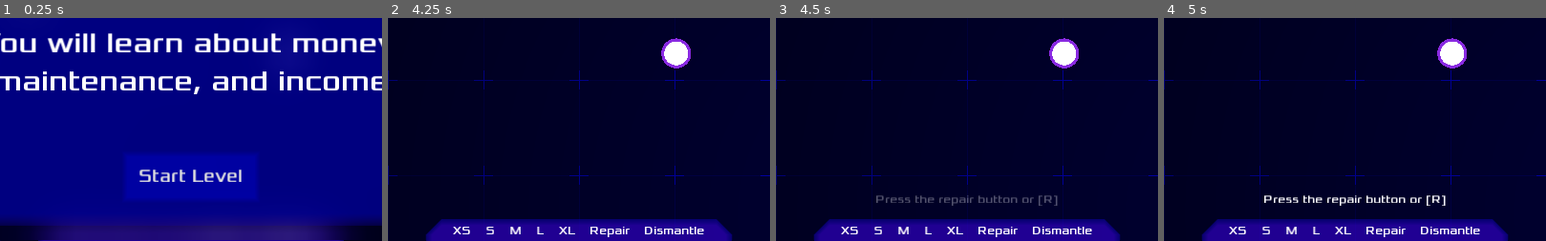
Above: before the commit, frames 1-4 (left to right).
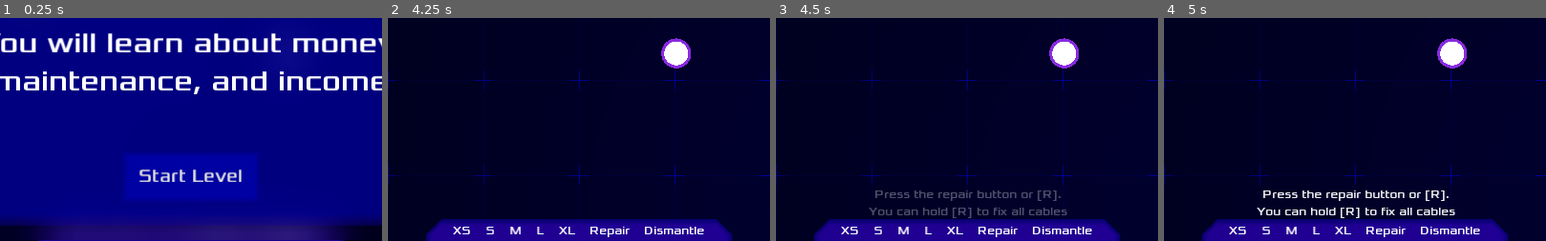
Above: after the commit, the same moments.

Repository: HaSa1002/internet-construction-game
Game: Godot game, scene res://maps/tutorial/tutorial3.tscn
Two runs of this game, one before a commit and one after it. Both use one fixed random seed, a clock stepped at 60 frames per second and the inputs below. This scene is started directly instead of the project's main scene.
Inputs:
- Up to frame 1 (0.25 s): no input
- Up to frame 2 (4.25 s): click "Start Level" at 0.5 s; click "W1 0/1 Next Week" at 1.25 s; click "W2 0/1 Next Week" at 2 s; click "W3 0/1 Next Week" at 2.75 s; click "W4 0/1 Next Week" at 3.5 s
- Up to frame 3 (4.5 s): click "W5 0/1 Next Week" at 4.25 s
- Up to frame 4 (5 s): no input
The pictures show only the part of the screen within x 25-75%, y 50-100%; the shares and areas given below are measured in that part.

Frames 1-2 are identical in both runs. In frame 3, 2.0% of the frame differs, in the area x 24-77%, y 77-90%; in frame 4, 2.2%.

Commit message:
Add Infos about Shortcuts in Tutorials

Diff:
--- a/maps/tutorial/tutorial3.tscn
+++ b/maps/tutorial/tutorial3.tscn
@@ -318,6 +318,7 @@
 position = Vector2( 642.318, 348.137 )
 script = ExtResource( 1 )
 inhabitants = 161
+coverage = 1.0
 is_router = true
 
 [node name="CanvasLayer" type="CanvasLayer" parent="."]
@@ -408,11 +409,14 @@
 anchor_top = 1.0
 anchor_right = 0.5
 anchor_bottom = 1.0
-margin_left = -123.0
-margin_top = -66.0
-margin_right = 129.0
-margin_bottom = -40.0
-text = "Press the repair button or [R]"
+margin_left = -161.0
+margin_top = -73.0
+margin_right = 161.0
+margin_bottom = -30.0
+text = "Press the repair button or [R].
+You can hold [R] to fix all cables"
+align = 1
+valign = 1
 autowrap = true
 __meta__ = {
 "_edit_use_anchors_": false
--- a/maps/tutorial/tutorial4.tscn
+++ b/maps/tutorial/tutorial4.tscn
@@ -6,7 +6,7 @@
 
 [sub_resource type="Animation" id=1]
 resource_name = "begin"
-length = 0.5
+length = 3.0
 tracks/0/type = "value"
 tracks/0/path = NodePath("CanvasLayer/1:visible")
 tracks/0/interp = 1
@@ -27,6 +27,30 @@
 tracks/1/enabled = true
 tracks/1/keys = {
 "times": PoolRealArray( 0, 0.5 ),
+"transitions": PoolRealArray( 1, 1 ),
+"update": 0,
+"values": [ Color( 1, 1, 1, 0 ), Color( 1, 1, 1, 1 ) ]
+}
+tracks/2/type = "value"
+tracks/2/path = NodePath("CanvasLayer/3:visible")
+tracks/2/interp = 1
+tracks/2/loop_wrap = true
+tracks/2/imported = false
+tracks/2/enabled = true
+tracks/2/keys = {
+"times": PoolRealArray( 2.5 ),
+"transitions": PoolRealArray( 1 ),
+"update": 1,
+"values": [ true ]
+}
+tracks/3/type = "value"
+tracks/3/path = NodePath("CanvasLayer/3:modulate")
+tracks/3/interp = 1
+tracks/3/loop_wrap = true
+tracks/3/imported = false
+tracks/3/enabled = true
+tracks/3/keys = {
+"times": PoolRealArray( 2.5, 3 ),
 "transitions": PoolRealArray( 1, 1 ),
 "update": 0,
 "values": [ Color( 1, 1, 1, 0 ), Color( 1, 1, 1, 1 ) ]
@@ -114,12 +138,14 @@
 position = Vector2( 620.318, 284.138 )
 script = ExtResource( 2 )
 inhabitants = 161
+coverage = 1.0
 is_router = true
 
 [node name="CanvasLayer" type="CanvasLayer" parent="."]
 layer = -1
 
 [node name="1" type="Label" parent="CanvasLayer"]
+modulate = Color( 1, 1, 1, 0 )
 anchor_left = 1.0
 anchor_top = 1.0
 anchor_right = 1.0
@@ -128,7 +154,7 @@
 margin_top = -206.0
 margin_right = -9.0
 margin_bottom = -83.9998
-text = "In order to win the game, you need to provide full coverage over the stated time. The timer shows how close you are to win"
+text = "In order to win the game, you need to provide full coverage over the stated time. The timer shows how close you are to win."
 autowrap = true
 __meta__ = {
 "_edit_use_anchors_": false
@@ -144,6 +170,24 @@
 margin_right = -20.0
 margin_bottom = -240.0
 text = "You should connect all cities with the node and ensure the cables are big enough! If you run out of money, you lose"
+autowrap = true
+__meta__ = {
+"_edit_use_anchors_": false
+}
+
+[node name="3" type="Label" parent="CanvasLayer"]
+modulate = Color( 1, 1, 1, 0 )
+anchor_left = 0.5
+anchor_top = 1.0
+anchor_right = 0.5
+anchor_bottom = 1.0
+margin_left = -168.0
+margin_top = -63.0
+margin_right = 175.0
+margin_bottom = -34.0
+text = "Use [Shift] to place multiple lines!"
+align = 1
+valign = 1
 autowrap = true
 __meta__ = {
 "_edit_use_anchors_": false
